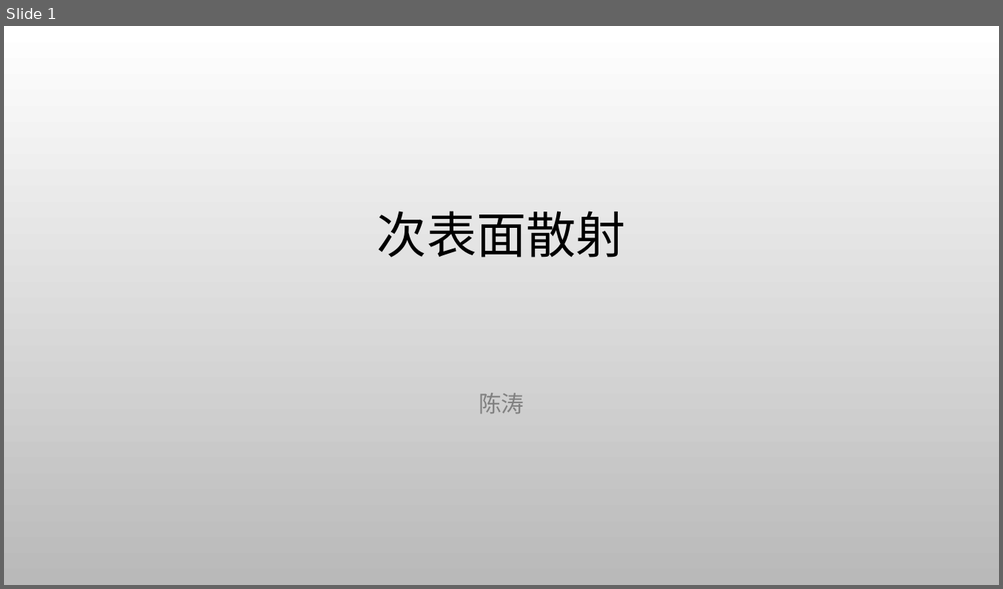
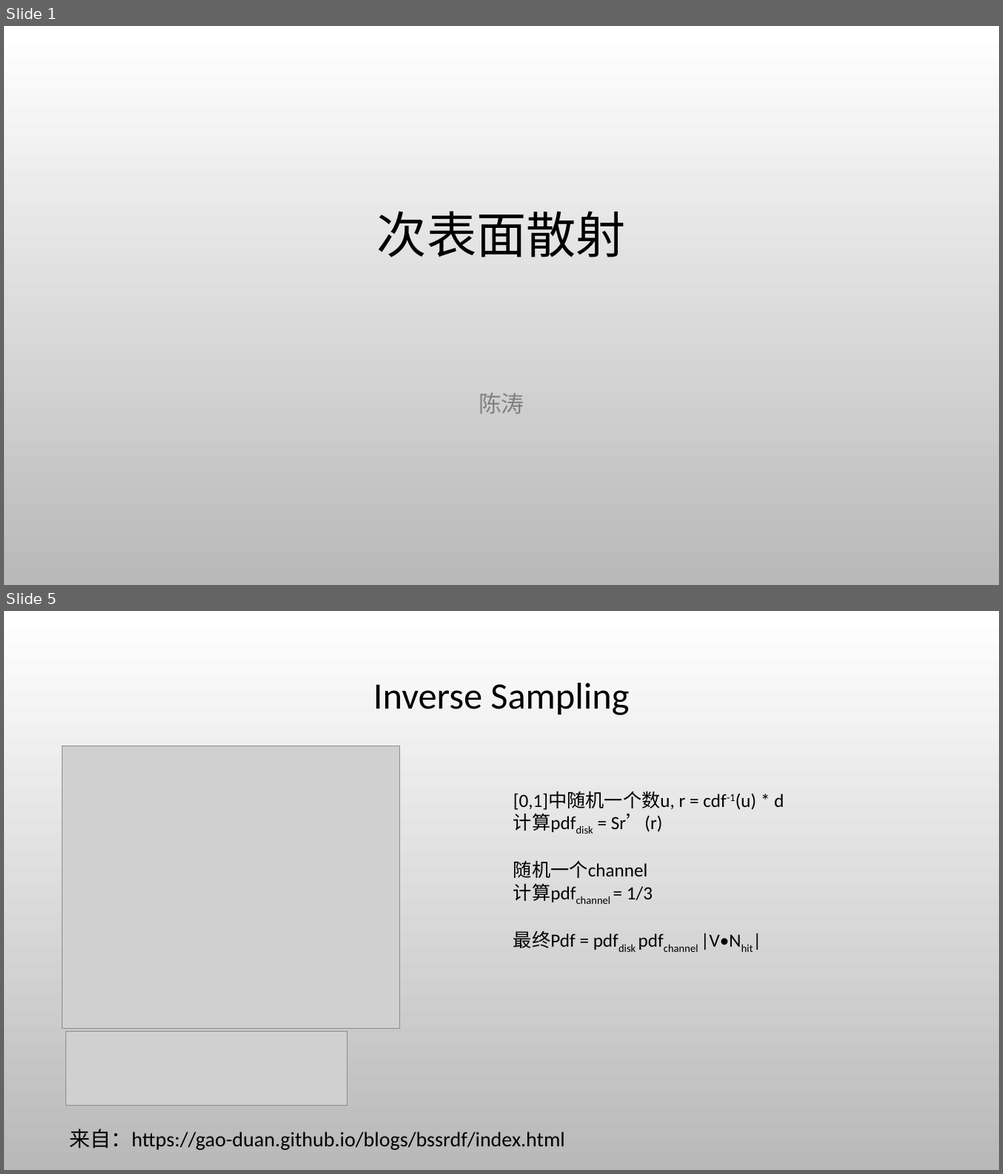
Before and after one commit to thomation/games101, a slide deck: FinalProject/report.pptx. Shown one above the other, each under a label of ours: slide 1 before the commit, slides 1 and 5 after it; the slides between them are not shown. The pictures are 1003x589 and 1003x1174 pixels, drawn with LibreOffice and Linux fonts; fonts in the diff are those of the drawing; grey boxes stand for pictures; background and template pictures are left out. Boxes give left, top, right and bottom in pixels: in the first picture for what was removed or moved away, otherwise in the second. Text is boxed around its words. In the diff, an @@ line names an element or a change of style, - is before the commit and + after.

```diff
--- a/FinalProject/report.pptx
+++ b/FinalProject/report.pptx
@@ slide 5 added at [4, 611, 999, 1170], background picture (left out) @@
@@ title added at [373, 683, 629, 715], 36 pt, text #000000 @@
+Inverse Sampling
@@ picture added at [62, 746, 400, 1029] @@
@@ text added at [513, 792, 783, 950], 18 pt, text #000000 @@
+[0,1]中随机一个数u, r = cdf-1(u) * d
+计算pdfdisk = Sr’(r)
+随机一个channel
+计算pdfchannel = 1/3
+最终Pdf = pdfdisk pdfchannel |V•Nhit|
@@ picture added at [66, 1032, 347, 1106] @@
@@ text added at [69, 1129, 565, 1150], 20 pt, text #000000 @@
+来自：https://gao-duan.github.io/blogs/bssrdf/index.html
```
Also in this commit, not shown: 3 slides changed, 2 other slides added, 1 slide removed.
